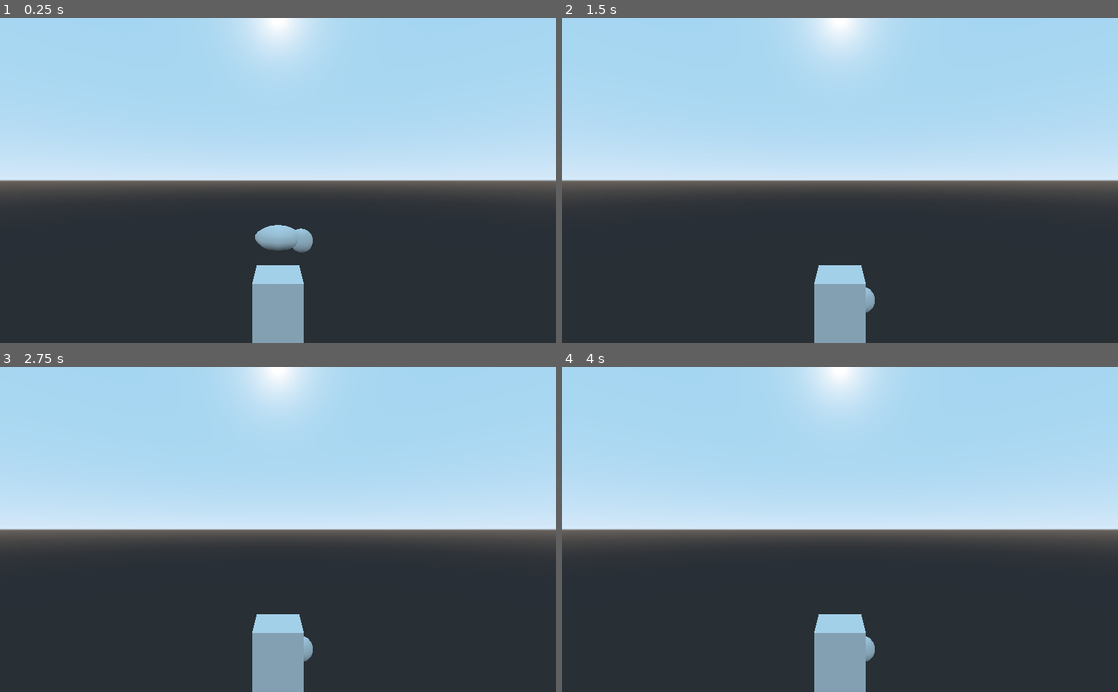
Above: before the commit, frames 1-4 (two rows, left to right).
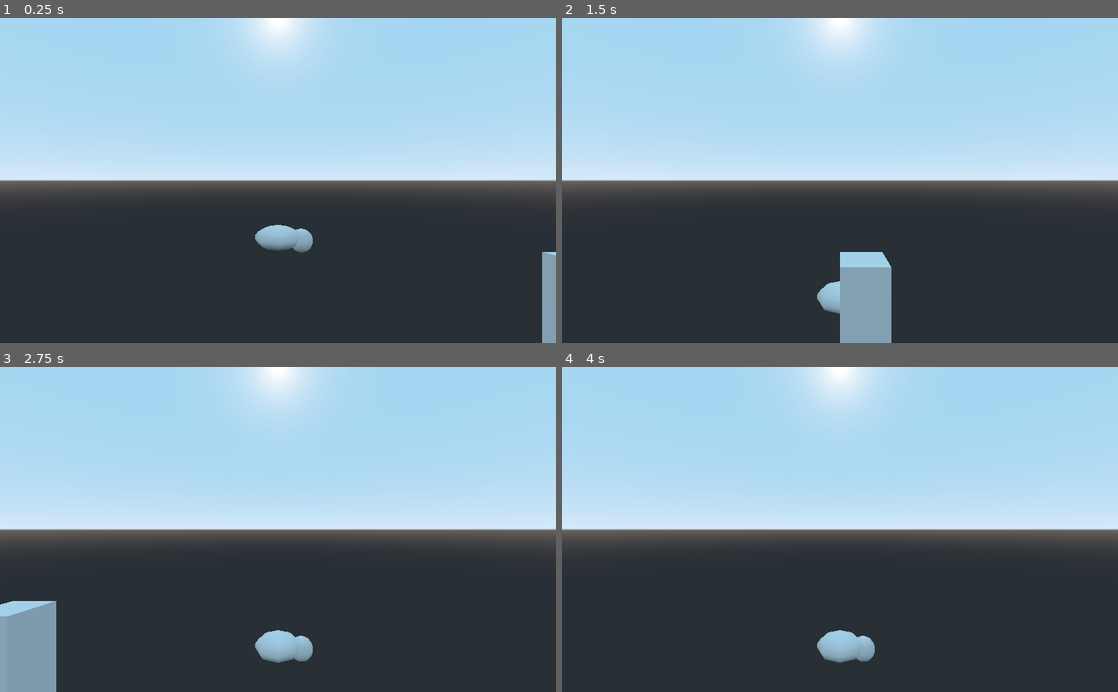
Above: after the commit, the same moments.

Repository: ArthurBajt/FlappyBird-Godot
Game: Godot game, scene res://Scene/Partie/Partie.tscn
Same seed, same stepped clock (60 frames per second), same inputs: the game is played once before the commit and once after it.
Inputs:
- Up to frame 1 (0.25 s): no input
- Up to frame 2 (1.5 s): tap Enter at 0.5 s; tap Space at 0.77 s
- Up to frame 3 (2.75 s): tap Space at 1.52 s
- Up to frame 4 (4 s): tap Space at 3.02, 3.5, 3.77 s

The runs differ from the first frame. In frame 1, 2.9% of the frame differs, in the area x 45-100%, y 72-100%; in frame 2, 2.6%; in frame 3, 4.7%, in the area x 0-55%, y 72-100%; in frame 4, 1.9%.

Commit message:
Pilier bougent

Diff:
--- a/Scene/Partie/Partie.tscn
+++ b/Scene/Partie/Partie.tscn
@@ -16,5 +16,6 @@
 transform = Transform( 1, 0, 0, 0, 1, 0, 0, 0, 1, 0, 0, 10 )
 
 [node name="Obstacles" type="Spatial" parent="Root3D"]
+transform = Transform( 1, 0, 0, 0, 1, 0, 0, 0, 1, 16, 0, 0 )
 
 [node name="Piliers" parent="Root3D/Obstacles" instance=ExtResource( 2 )]
--- a/Scene/Pilier/Piliers.gd
+++ b/Scene/Pilier/Piliers.gd
@@ -4,16 +4,16 @@
 # Declare member variables here. Examples:
 # var a = 2
 # var b = "text"
-
+const VITESSE = 10
 
 # Called when the node enters the scene tree for the first time.
 func _ready():
-	pass # Replace with function body.
+	scale.y = Globals.rng.randf_range(1.0, 3.0)
 
 
 # Called every frame. 'delta' is the elapsed time since the previous frame.
-#func _process(delta):
-#	pass
+func _process(delta):
+	translation.x -= VITESSE * delta
 
 
 func _on_Area_body_shape_entered(body_id, body, body_shape, area_shape):
--- a/Scene/Pilier/Piliers.tscn
+++ b/Scene/Pilier/Piliers.tscn
@@ -7,7 +7,7 @@
 [sub_resource type="BoxShape" id=2]
 
 [node name="Piliers" type="Spatial"]
-transform = Transform( 1, 0, 0, 0, 2, 0, 0, 0, 1, 0, -8, 0 )
+transform = Transform( 1, 0, 0, 0, 1, 0, 0, 0, 1, 0, -8, 0 )
 script = ExtResource( 1 )
 
 [node name="MeshInstance" type="MeshInstance" parent="."]
--- a/Scripts/Globals.gd
+++ b/Scripts/Globals.gd
@@ -2,3 +2,10 @@
 
 
 const GRAVITE: float = 9.81
+
+
+var rng: RandomNumberGenerator
+
+
+func _ready():
+	rng = RandomNumberGenerator.new()
